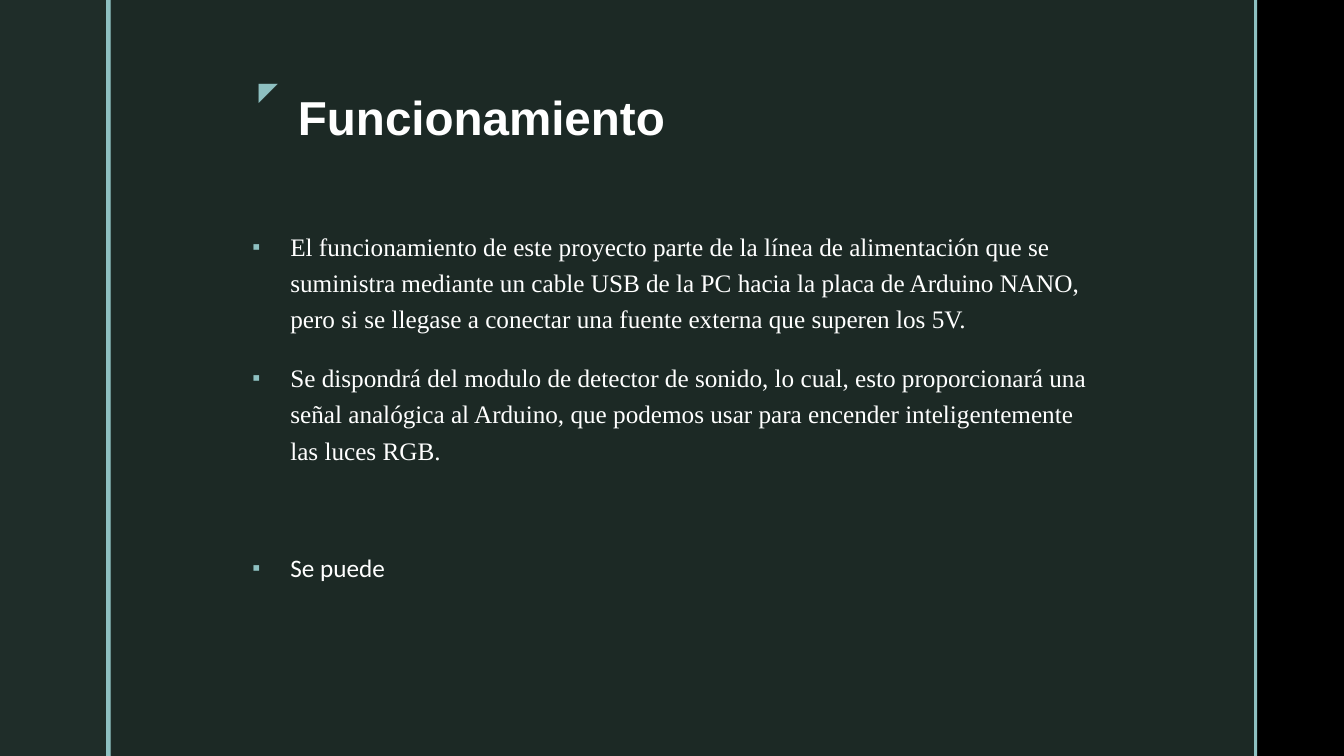
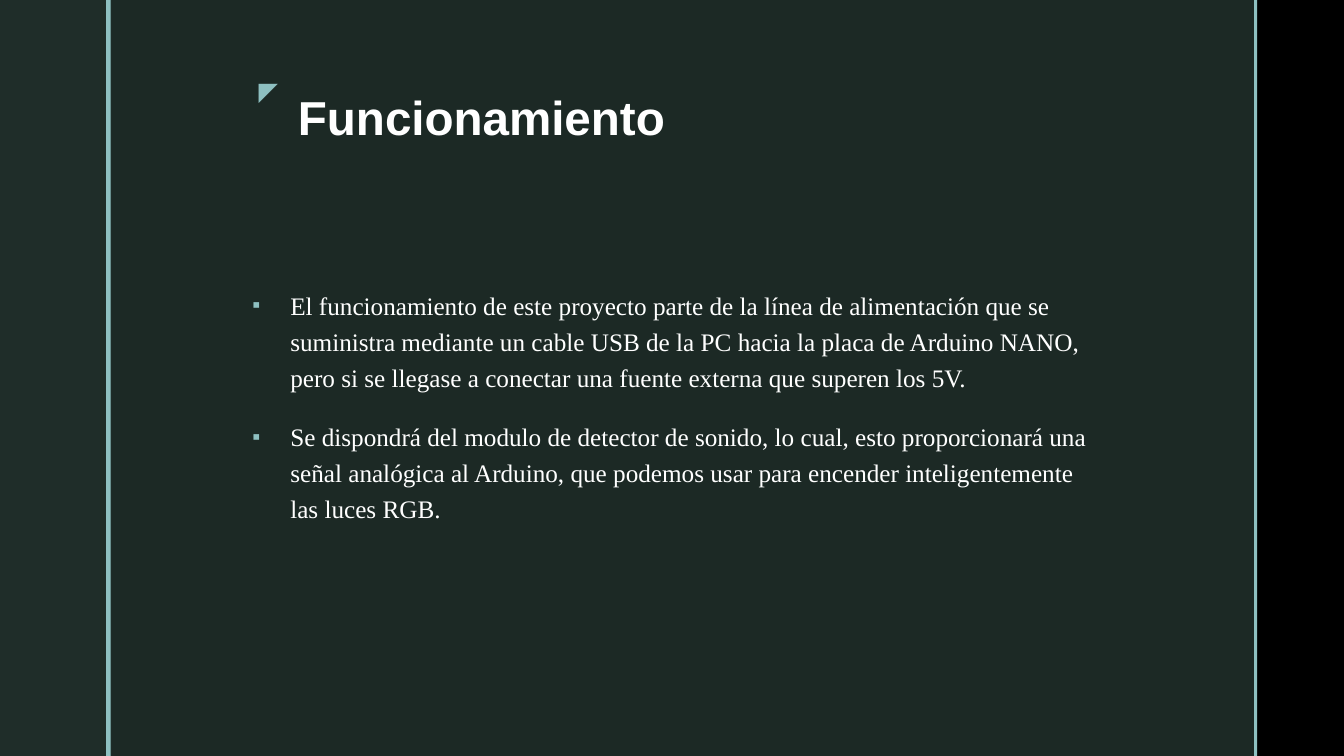
Before and after one commit to PhycomEspol/Audio-reactive, a slide deck: slide 3 of Expo.pptx (slide 2 before the commit). Drawn at 1344x756 pixels with LibreOffice and Linux fonts; fonts in the diff are those of the drawing; background and template pictures are left out. Boxes give left, top, right and bottom in pixels: in the first picture for what was removed or moved away, otherwise in the second. Text is boxed around its words. In the diff, an @@ line names an element or a change of style, - is before the commit and + after.

```diff
--- a/Expo.pptx
+++ b/Expo.pptx
@@ text at (290, 559, 385, 581): paragraph removed @@
-▪ Se puede
```
Also in this commit, not shown: 2 other slides changed, 2 slides added, 1 other file.
